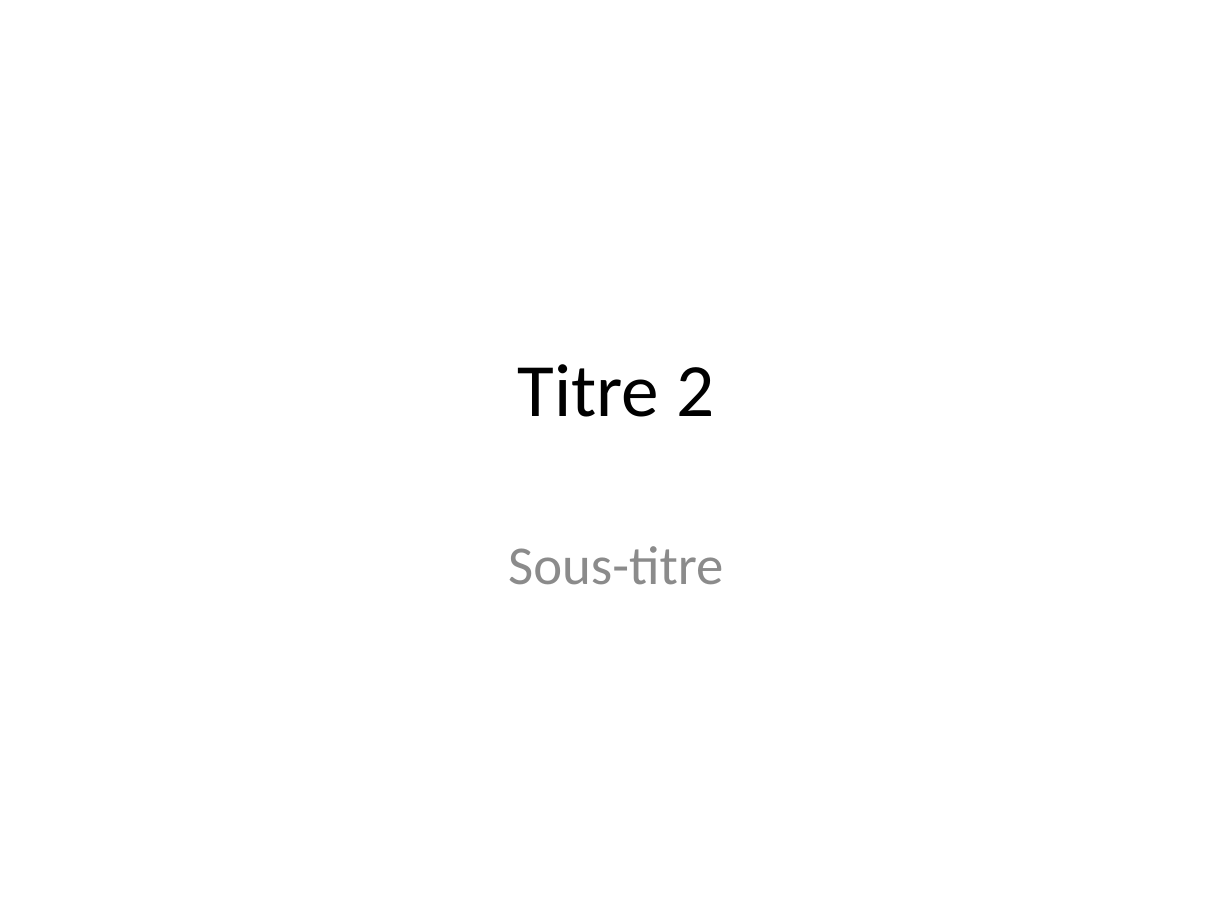
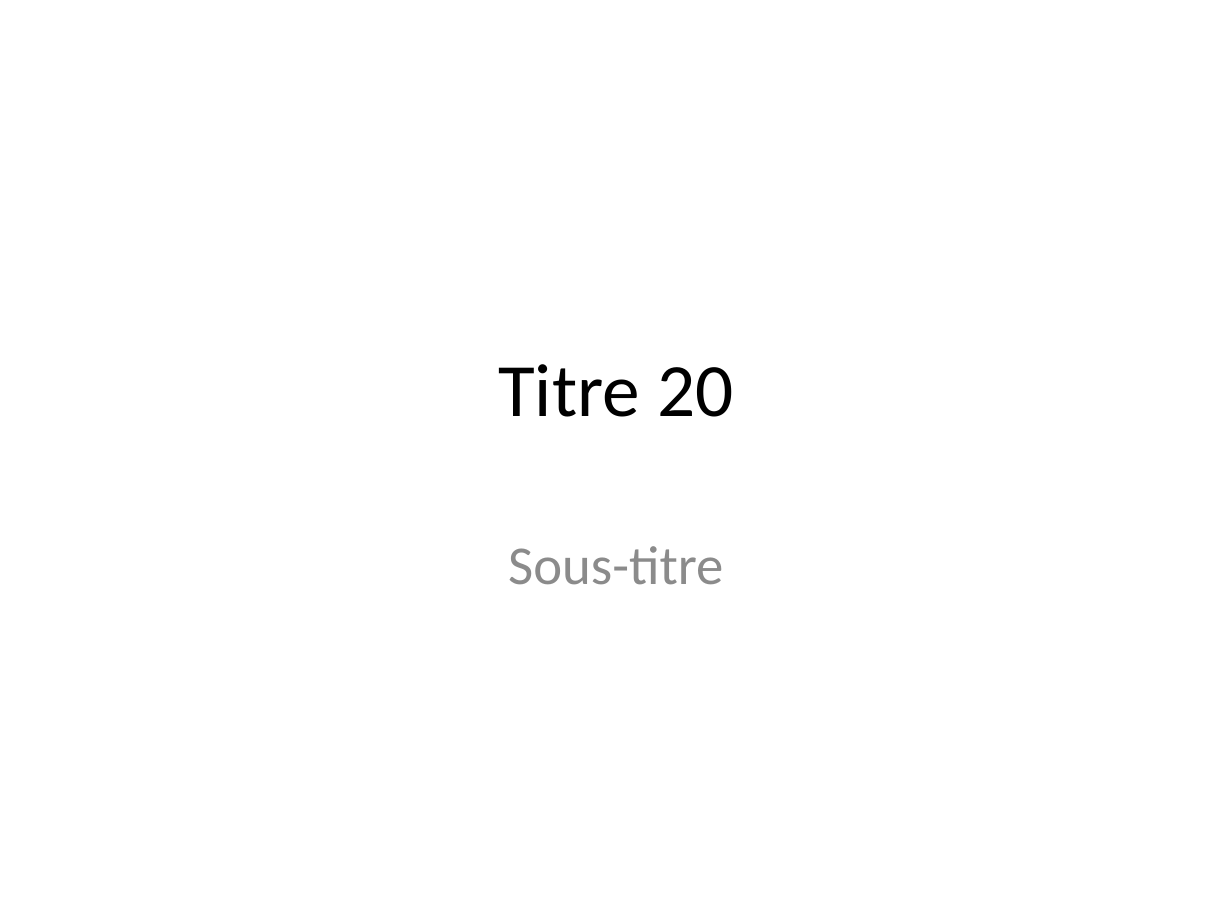
Before and after one commit to YunanHu/stage, a slide deck: slide 1 of myppt.pptx. Drawn at 1232x924 pixels with LibreOffice and Linux fonts; fonts in the diff are those of the drawing. Boxes give left, top, right and bottom in pixels: in the first picture for what was removed or moved away, otherwise in the second. Text is boxed around its words. In the diff, an @@ line names an element or a change of style, - is before the commit and + after.

```diff
--- a/myppt.pptx
+++ b/myppt.pptx
@@ title at [498,364,733,417]: text changed @@
-Titre 2
+Titre 20
```
Also in this commit, not shown: 1 other file.
